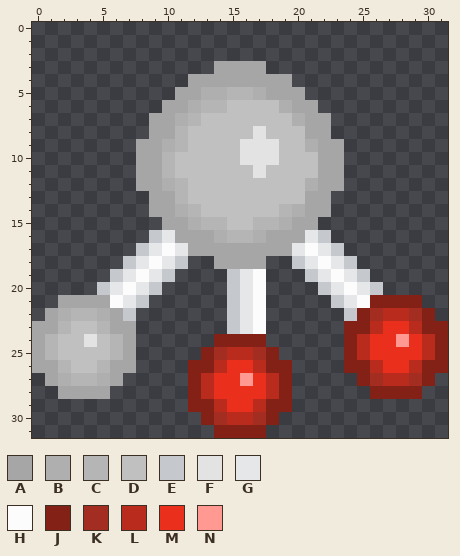
A pixel-art sprite gets an edit: LoonyLab/Assets/Sprites/GFX/Objects/Compound/COMPOUND_NH3_missing_1N_1H.png. That is the earlier state.
The file is 32x32 pixels. Colours within 5 levels of each other are drawn and written as one.
Palette (. is transparent): A #a6a6a6  B #afafaf  C #b5b5b5  D #c0c0c0  E #c5c8cd  F #e3e3e3  G #e6e7e9  H #fcfcfc  J #832116  K #a22d20  L #b92c1d  M #ea301c  N #ff9992
New version:
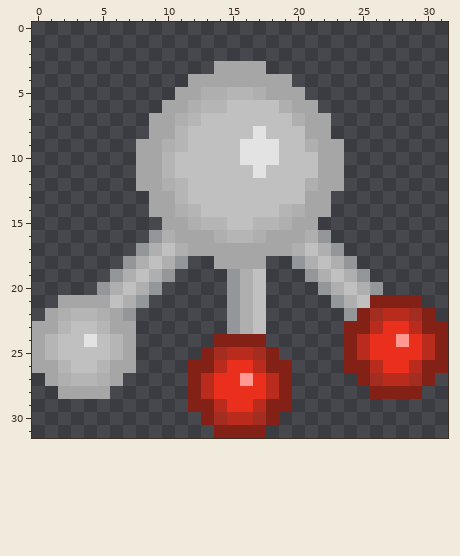
Edits made:
colour E: #c5c8cd -> #94979a
y 16: x 10 G -> B; x 21 G -> B
y 17: x 9..11 GHG -> BDB; x 20..22 GHG -> BDB
y 18: x 8..10 GHG -> BDB; x 21..23 GHG -> BDB
y 19: x 7..9 GHG -> BDB; x 16..17 GH -> BD; x 22..24 GHG -> BDB
y 20: x 6..8 GHG -> BDB; x 16..17 GH -> BD; x 23..25 GHG -> BDB
y 21: x 6..7 HG -> DB; x 16..17 GH -> BD; x 24..25 GH -> BD
y 22..23: x 16..17 GH -> BD
Boxes around the changes in both pictures, in picture pixels (x1, y1, x2, y2):
changed: (97, 230, 188, 321)
changed: (227, 230, 383, 334)
